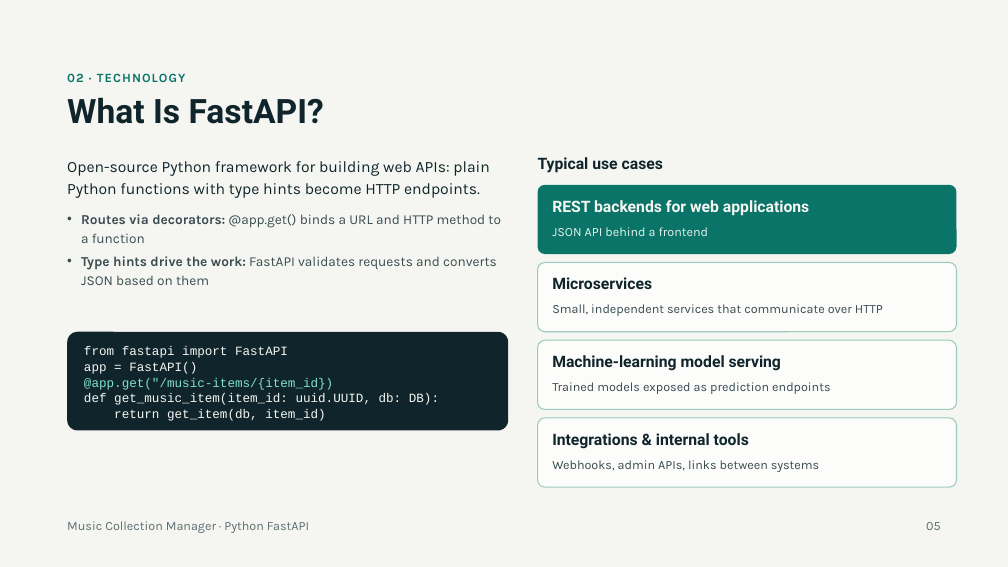
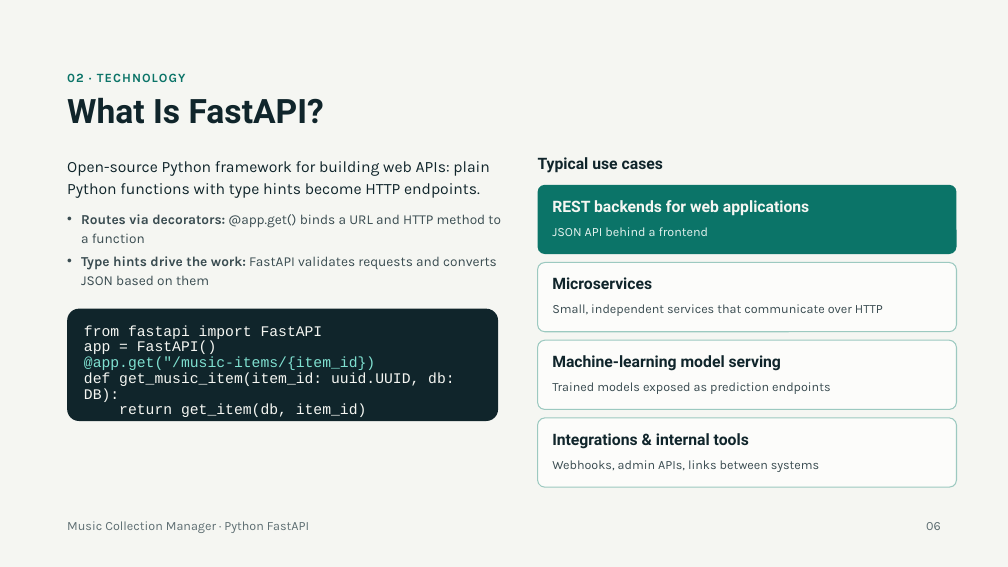
Before and after one commit to nicowally/Service_Engineering, a slide deck: slide 6 of Music_Collection_Manager_FastAPI_Backend_EN.pptx (slide 5 before the commit). Drawn at 1008x567 pixels with LibreOffice and Linux fonts; fonts in the diff are those of the drawing. Boxes give left, top, right and bottom in pixels: in the first picture for what was removed or moved away, otherwise in the second. Text is boxed around its words. In the diff, an @@ line names an element or a change of style, - is before the commit and + after.

```diff
--- a/Music_Collection_Manager_FastAPI_Backend_EN.pptx
+++ b/Music_Collection_Manager_FastAPI_Backend_EN.pptx
@@ rounded rectangle: place and size @@
-rounded rectangle at (67,332,508,431)
+rounded rectangle at (67,309,498,421)
@@ text "from fastapi import FastAPI": place and size @@
-text "from fastapi import FastAPI" at (84,346,439,421)
+text "from fastapi import FastAPI" at (84,325,454,417)
@@ text "from fastapi import FastAPI" at (84,325,454,417): size 12 to 14 pt @@
```
Also in this commit, not shown: 8 other slides changed, 1 slide added, 3 slides removed.
